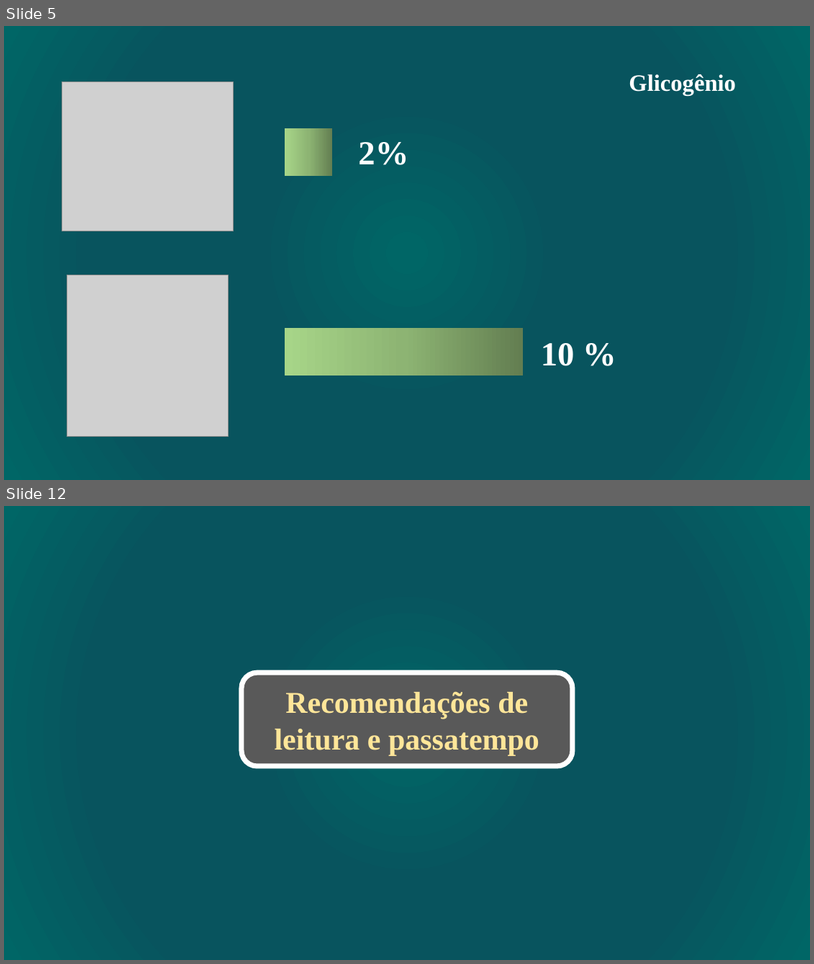
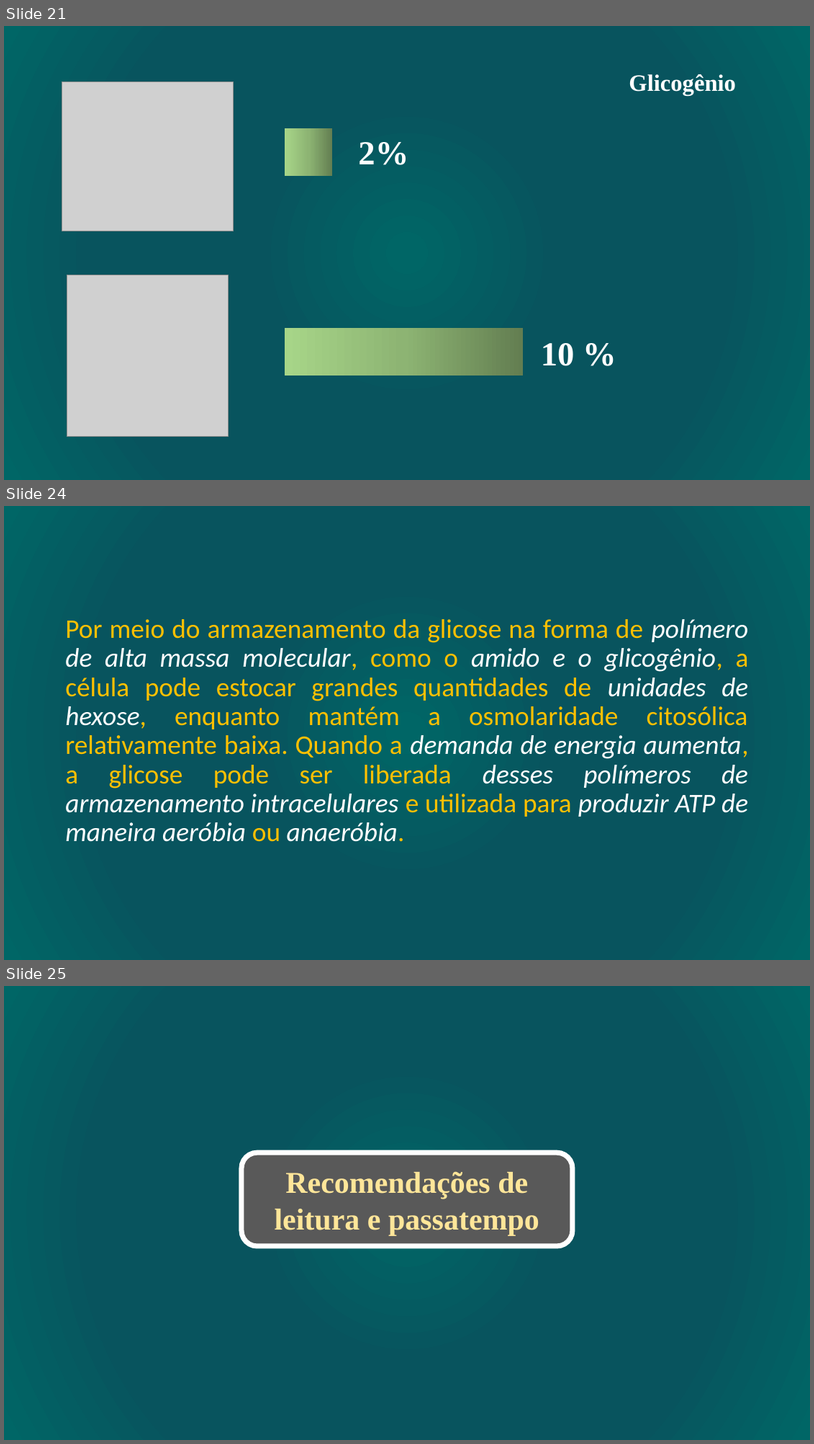
Before and after one commit to daniloasdotcom/Bioquimica-com-Danilo, a slide deck: static/aulas/metabolismo_glicogenio.pptx. Shown one above the other, each under a label of ours: slides 5 and 12 before the commit, slides 21, 24 and 25 after it; the slides between them are not shown. The pictures are 814x964 and 814x1444 pixels, drawn with LibreOffice and Linux fonts; fonts in the diff are those of the drawing; grey boxes stand for pictures. Boxes give left, top, right and bottom in pixels: in the first picture for what was removed or moved away, otherwise in the second. Text is boxed around its words. In the diff, an @@ line names an element or a change of style, - is before the commit and + after.

```diff
--- a/static/aulas/metabolismo_glicogenio.pptx
+++ b/static/aulas/metabolismo_glicogenio.pptx
@@ slide 24 added at [4,506,810,960], background gradient #006666 to #08545E @@
@@ text added at [65,619,749,842], 32 pt, text #FFC000 @@
+Por meio do armazenamento da glicose na forma de polímero de alta massa molecular, como o amido e o glicogênio, a célula pode estocar grandes quantidades de unidades de hexose, enquanto mantém a osmolaridade citosólica relativamente baixa. Quando a demanda de energia aumenta, a glicose pode ser liberada desses polímeros de armazenamento intracelulares e utilizada para produzir ATP de maneira aeróbia ou anaeróbia.
@@ what was slide 5 is now slide 21 @@
@@ what was slide 12 is now slide 25 @@
```
Also in this commit, not shown: 5 slides changed, 11 other slides added.
